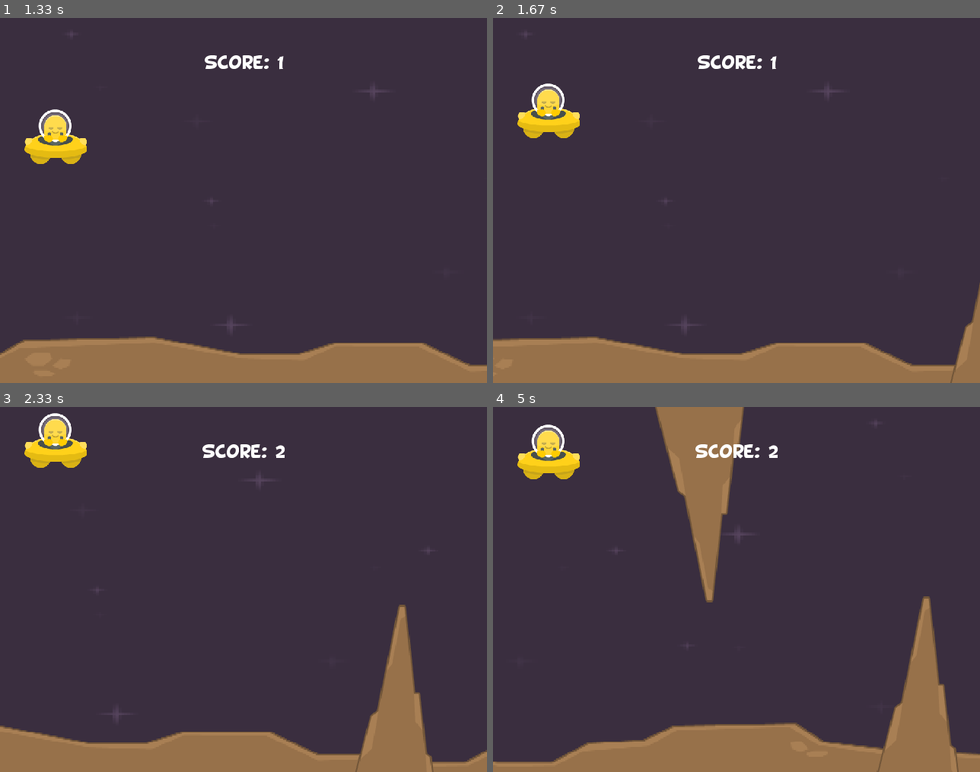
Above: before the commit, frames 1-4 (two rows, left to right).
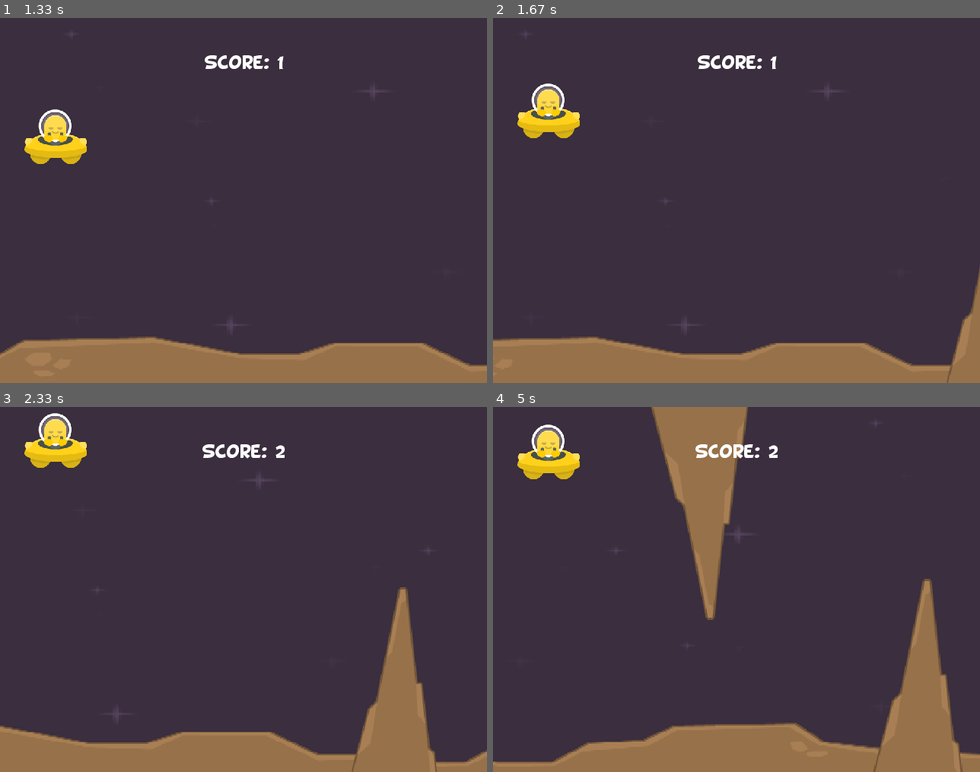
Above: after the commit, the same moments.

Repository: The-Dizz/JumpyAlien
Game: pygame game, started from main.py
The game is run twice, just before and just after one commit, with the same random seed, the same clock (stepped at 60 frames per second) and the same inputs.
Inputs:
- Up to frame 1 (1.33 s): tap Space at 0.33, 0.73, 1.03, 1.23 s
- Up to frame 2 (1.67 s): tap Space at 1.57 s
- Up to frame 3 (2.33 s): tap Space at 1.87, 2.07 s
- Up to frame 4 (5 s): tap Space at 2.37, 2.63, 2.97, 3.27, 3.4, 3.8, 4.1, 4.47, 4.87 s

Frame 1 is identical in both runs. In frame 2, 0.3% of the frame differs, in the area x 93-100%, y 68-100%; in frame 3, 1.1%; in frame 4, 2.4%, in the area x 32-97%, y 0-100%.

Commit message:
Miyoo porting

Diff:
--- a/settings.py
+++ b/settings.py
@@ -1,4 +1,4 @@
 WINDOW_WIDTH = 640
 WINDOW_HEIGHT = 480
 FRAME_RATE = 60
-DIFFICULTY_LEVEL = 0.6 # Changes size of obstacles
+DIFFICULTY_LEVEL = 0.65 # Changes size of obstacles
Binary file added: Miyoo Mini Files/Roms/PORTS/Imgs/JumpyAlien.png
Not shown, changed: README.md
Not shown, added: Miyoo Mini Files/Roms/PORTS/Shortcuts/JumpyAlien.notfound
